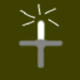
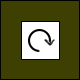
Revision of a layered 80x80 image; what changed, layer by layer:
added layer "Border" above "Action" over (0, 0, 80, 80)
showed group "Rotate" (3 layers) over (21, 21, 60, 60)
hid group "Add path" (1 layers) over (18, 3, 64, 69)
hid group "Path + Goal" (14 layers) over (0, 0, 80, 80)
